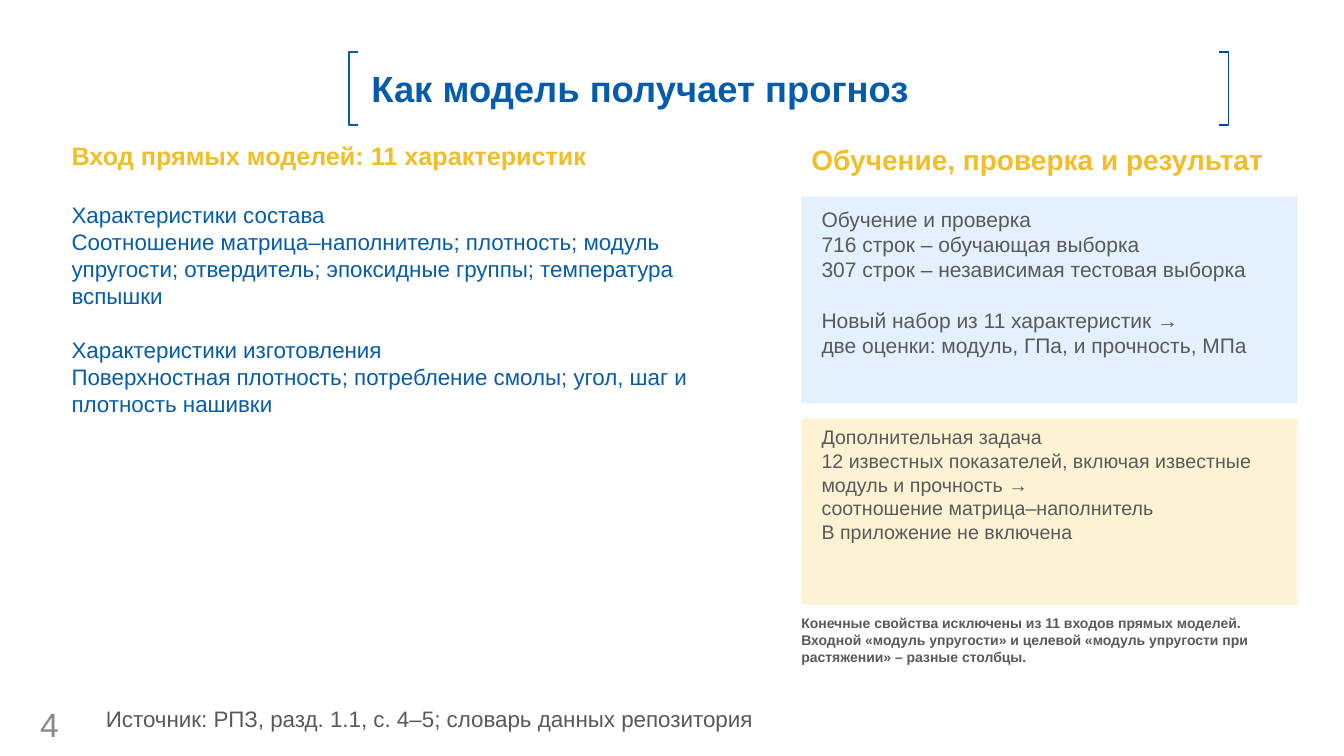
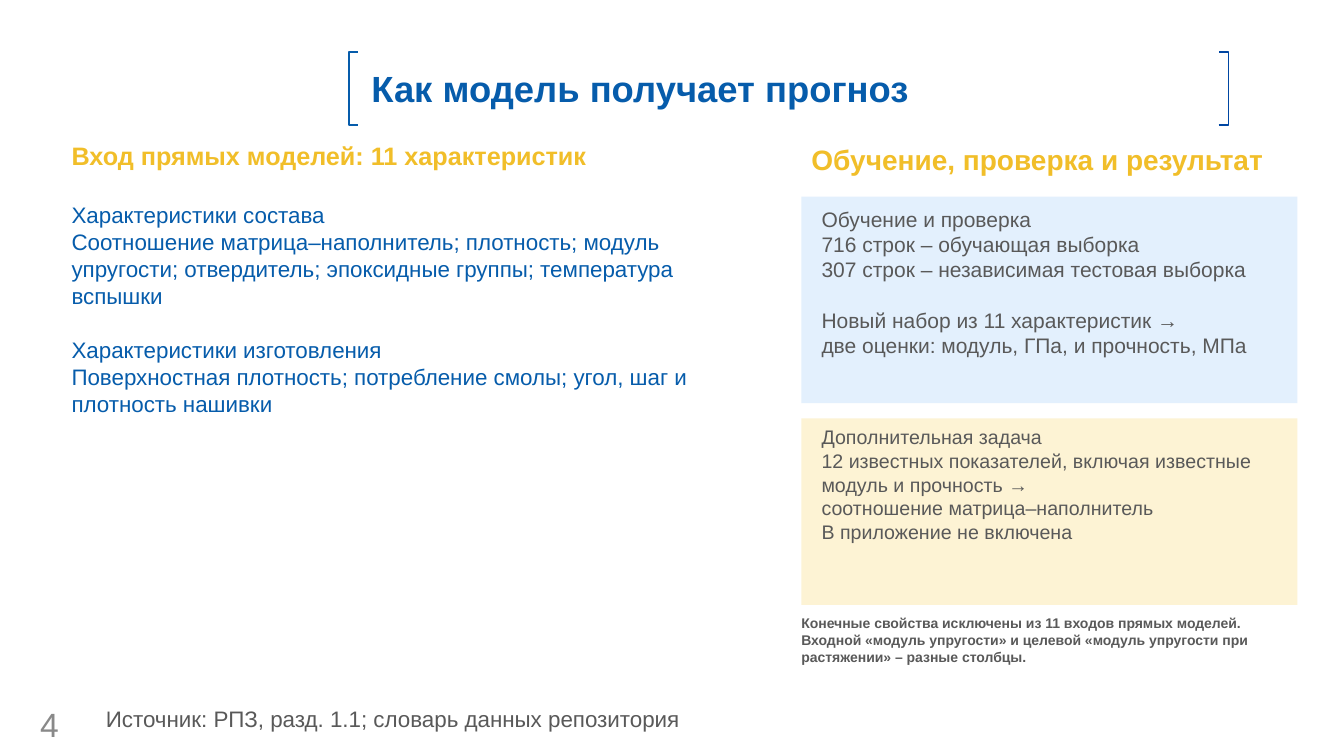
Before and after one commit to fpvcstep/composites-property-prediction, a slide deck: slide 4 of presentation/Презентация.pptx. Drawn at 1344x756 pixels with LibreOffice and Linux fonts; fonts in the diff are those of the drawing; background and template pictures are left out. Boxes give left, top, right and bottom in pixels: in the first picture for what was removed or moved away, otherwise in the second. Text is boxed around its words. In the diff, an @@ line names an element or a change of style, - is before the commit and + after.

```diff
--- a/presentation/Презентация.pptx
+++ b/presentation/Презентация.pptx
@@ text at <box>106,711,679,732</box>: text changed @@
-Источник: РПЗ, разд. 1.1, с. 4–5; словарь данных репозитория
+Источник: РПЗ, разд. 1.1; словарь данных репозитория
```
Also in this commit, not shown: 10 other slides changed, 5 other files.
